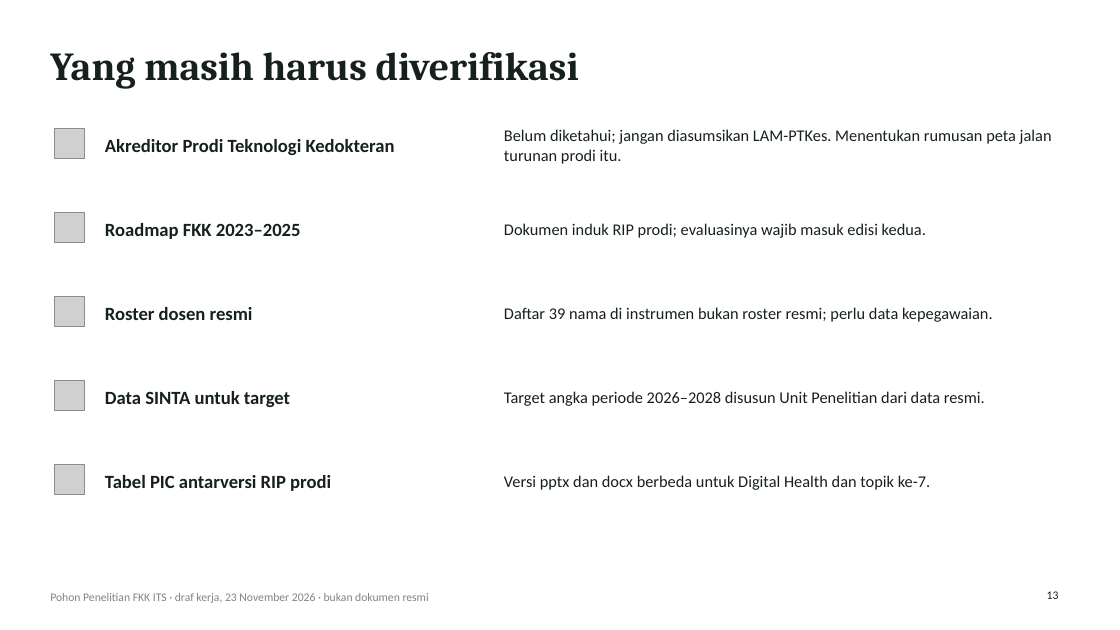
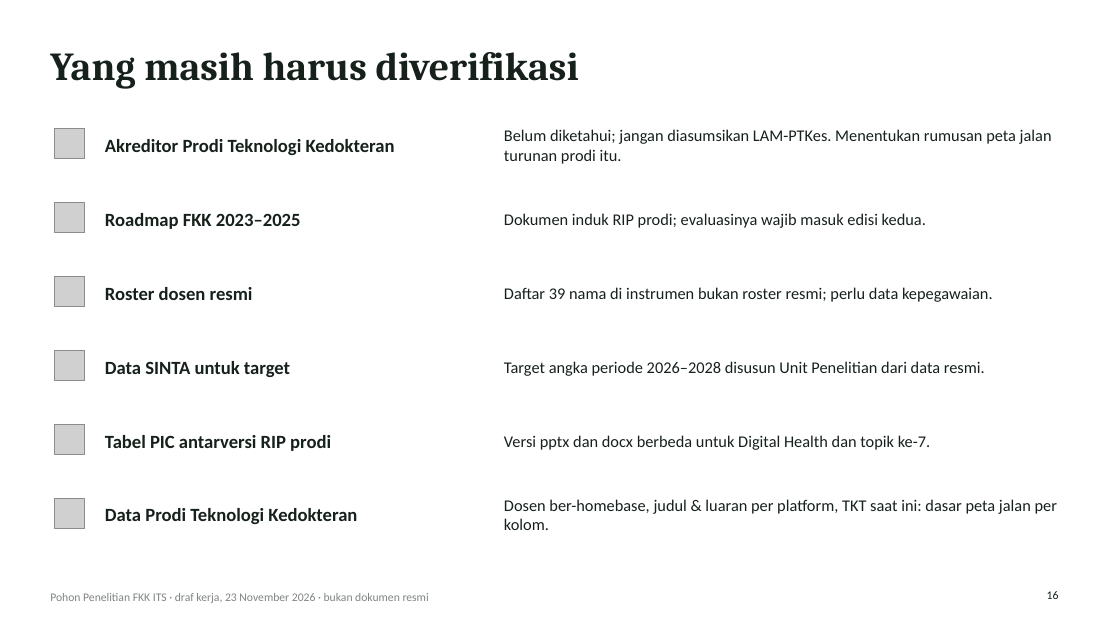
Before and after one commit to anakwirayuda-eng/desa-binaan-dashboard, a slide deck: slide 16 of output/PAPARAN_POHON_PENELITIAN_FKK_ITS.pptx (slide 13 before the commit). Drawn at 1120x630 pixels with LibreOffice and Linux fonts; fonts in the diff are those of the drawing; grey boxes stand for pictures. Boxes give left, top, right and bottom in pixels: in the first picture for what was removed or moved away, otherwise in the second. Text is boxed around its words. In the diff, an @@ line names an element or a change of style, - is before the commit and + after.

```diff
--- a/output/PAPARAN_POHON_PENELITIAN_FKK_ITS.pptx
+++ b/output/PAPARAN_POHON_PENELITIAN_FKK_ITS.pptx
@@ 2 texts, 1 picture moved together from (x1=55, y1=213, x2=926, y2=243) to (x1=55, y1=202, x2=926, y2=233) @@
@@ 2 texts, 1 picture moved together from (x1=55, y1=297, x2=993, y2=327) to (x1=55, y1=276, x2=993, y2=307) @@
@@ 2 texts, 1 picture moved together from (x1=55, y1=381, x2=985, y2=411) to (x1=55, y1=350, x2=985, y2=381) @@
@@ 2 texts, 1 picture moved together from (x1=55, y1=465, x2=930, y2=495) to (x1=55, y1=424, x2=930, y2=455) @@
@@ picture added at (x1=55, y1=498, x2=85, y2=528) @@
@@ text added at (x1=105, y1=508, x2=357, y2=524), 16 pt, text #16211B, bold @@
+Data Prodi Teknologi Kedokteran
@@ text added at (x1=504, y1=499, x2=1057, y2=530), 14 pt, text #16211B @@
+Dosen ber-homebase, judul & luaran per platform, TKT saat ini: dasar peta jalan per kolom.
@@ page number at (x1=1047, y1=591, x2=1059, y2=599): text changed @@
-13
+16
```
Also in this commit, not shown: 3 other slides changed, 3 slides added, 14 other files.
